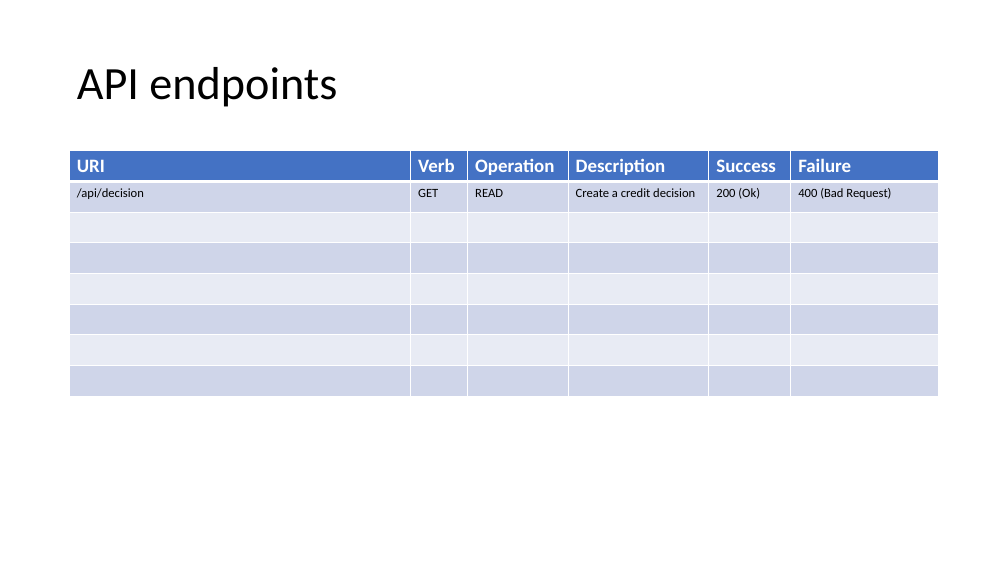
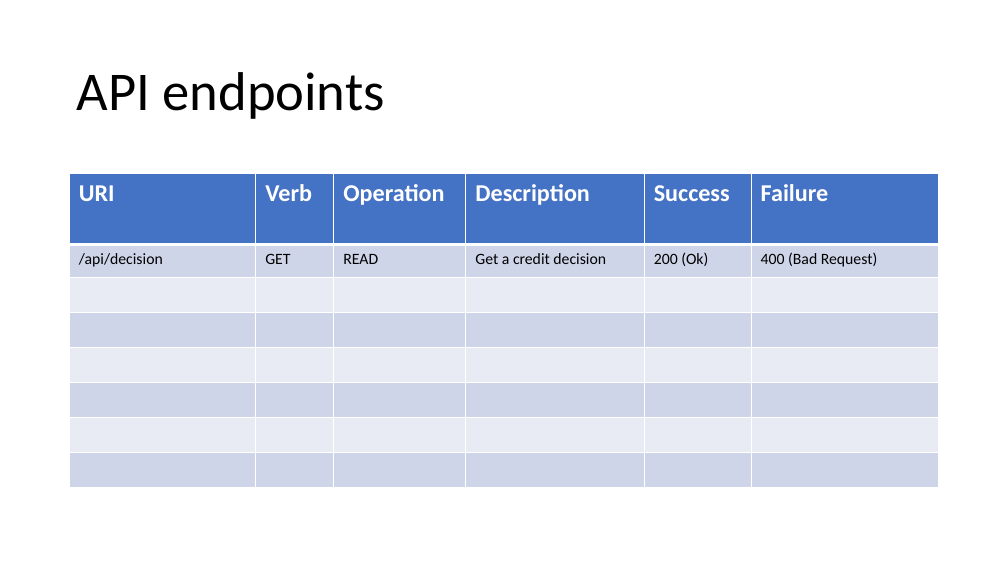
Before and after one commit to mungiu/CreditDecisionApp, a slide deck: slide 2 of Documentation/API documentation.pptx. Drawn at 1008x567 pixels with LibreOffice and Linux fonts; fonts in the diff are those of the drawing. Boxes give left, top, right and bottom in pixels: in the first picture for what was removed or moved away, otherwise in the second. Text is boxed around its words. In the diff, an @@ line names an element or a change of style, - is before the commit and + after.

```diff
--- a/Documentation/API documentation.pptx
+++ b/Documentation/API documentation.pptx
@@ title "API endpoints" at <box>77,72,385,119</box>: size 44 to 52 pt @@
@@ table at <box>70,174,939,488</box> @@
-row 2, column 4: Create a credit decision
+row 2, column 4: Get a credit decision
@@ size 18 to 23 pt in "URI", "Verb", "Operation", "Description" and 2 more places @@
@@ size 12 to 15 pt in "/api/decision", "GET", "READ", "200 (Ok)" and 1 more places @@
@@ table: place and size @@
-table at <box>70,151,939,396</box>
+table at <box>70,174,939,488</box>
```
Also in this commit, not shown: 4 other slides changed.
